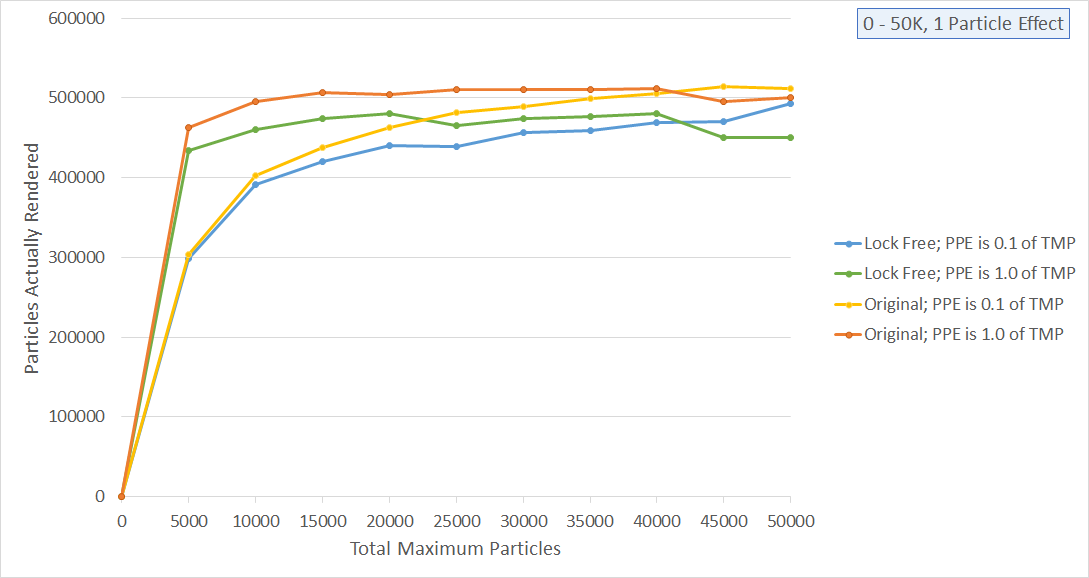
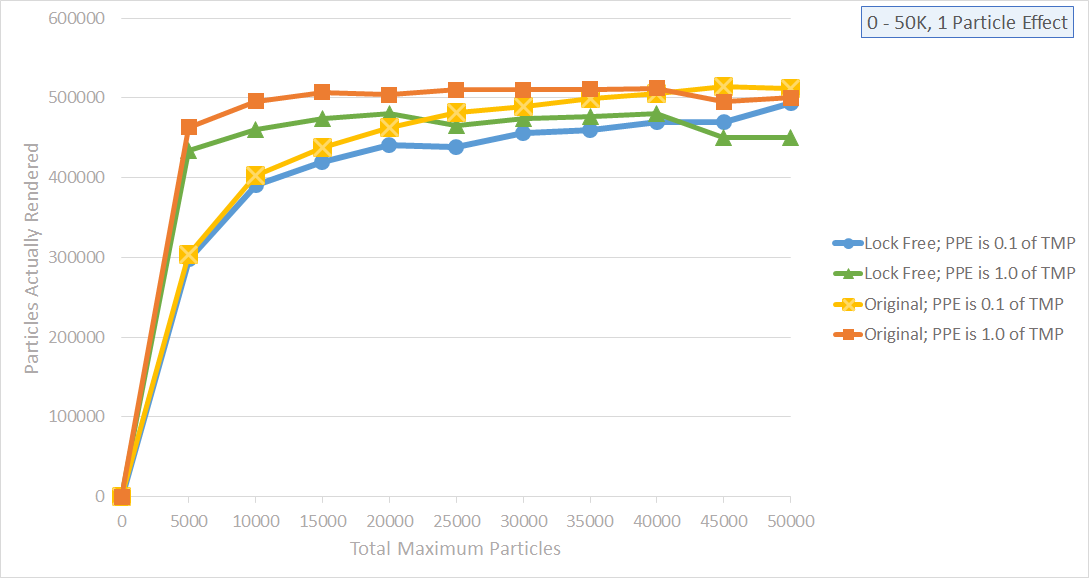
Two versions of the same layered image (1089×578). Layer-by-layer changes:
added layer "Layer 2" above "Layer 1" over (23, 6, 1076, 555)
